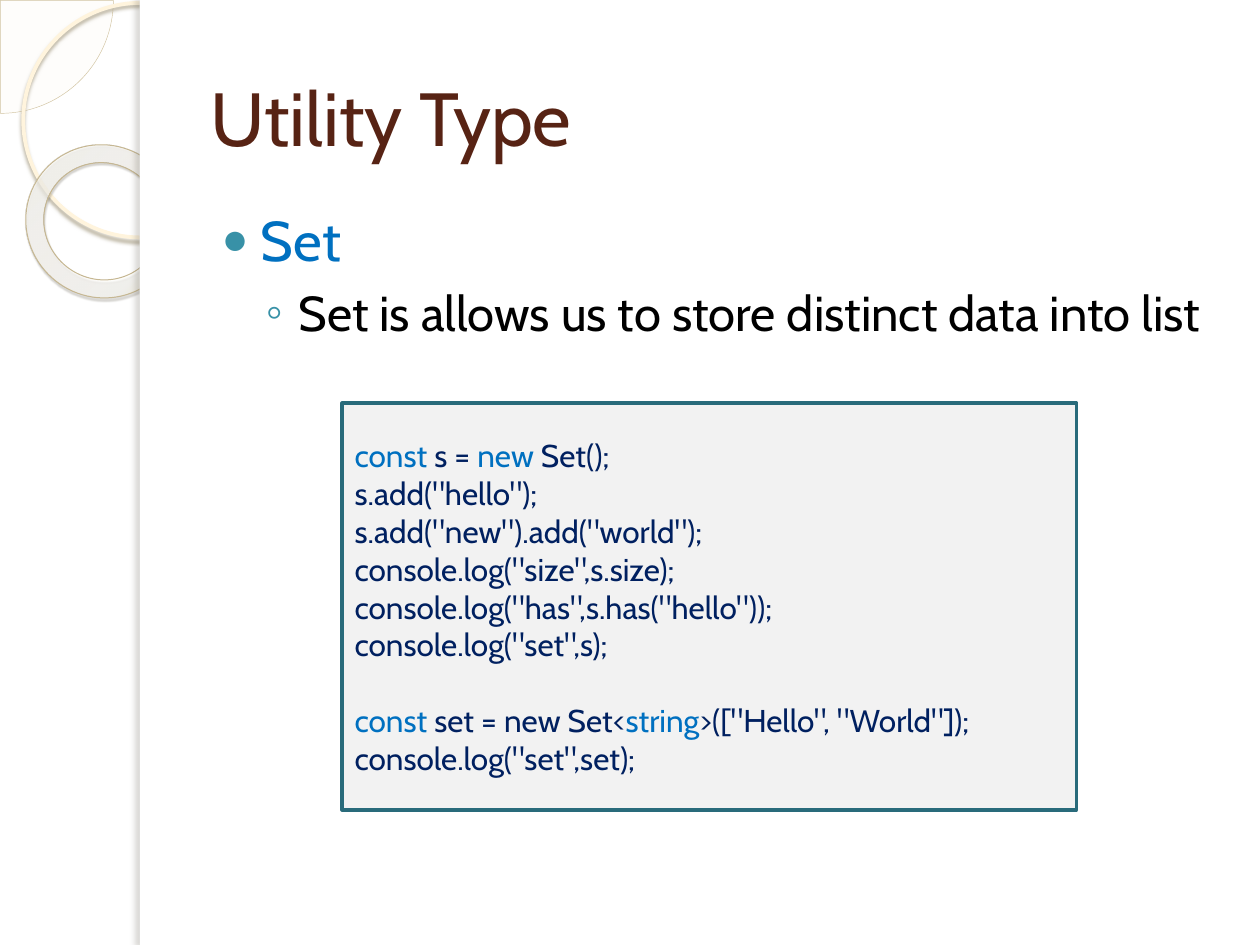
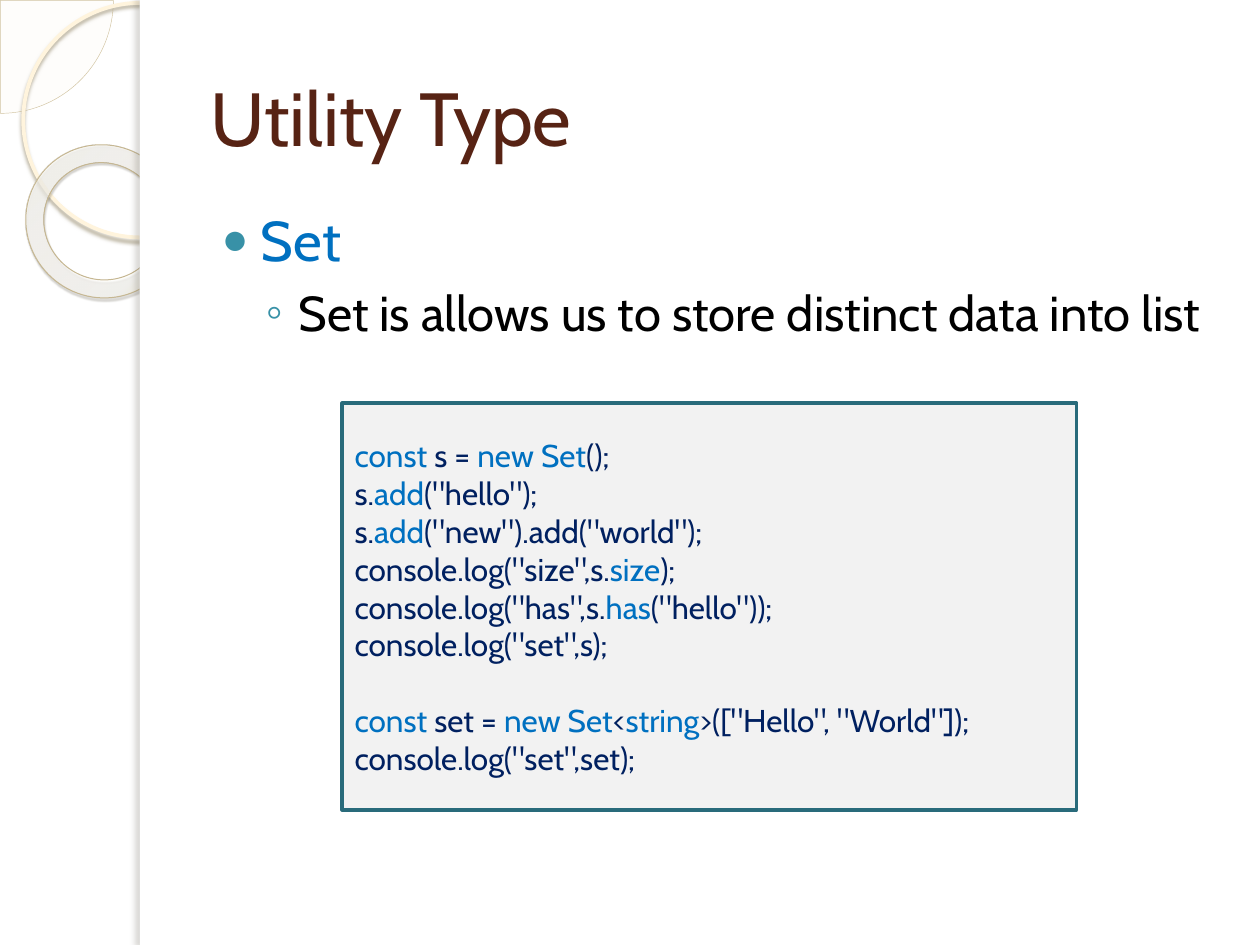
Before and after one commit to tassun/train-ts, a slide deck: slide 64 of Introduction to TypeScript.pptx (slide 61 before the commit). Drawn at 1260x945 pixels with LibreOffice and Linux fonts; fonts in the diff are those of the drawing; background and template pictures are left out. Boxes give left, top, right and bottom in pixels: in the first picture for what was removed or moved away, otherwise in the second. Text is boxed around its words. In the diff, an @@ line names an element or a change of style, - is before the commit and + after.

```diff
--- a/Introduction to TypeScript.pptx
+++ b/Introduction to TypeScript.pptx
@@ text in rectangle at <box>355,443,969,739</box>: text colour #002060 to #0070C0 in "Set();", "s.add("hello");", "s.add("new").add("world");", "console.log("size",s.size);" and 2 more places @@
```
Also in this commit, not shown: 2 other slides changed, 6 slides added, 1 other file.
